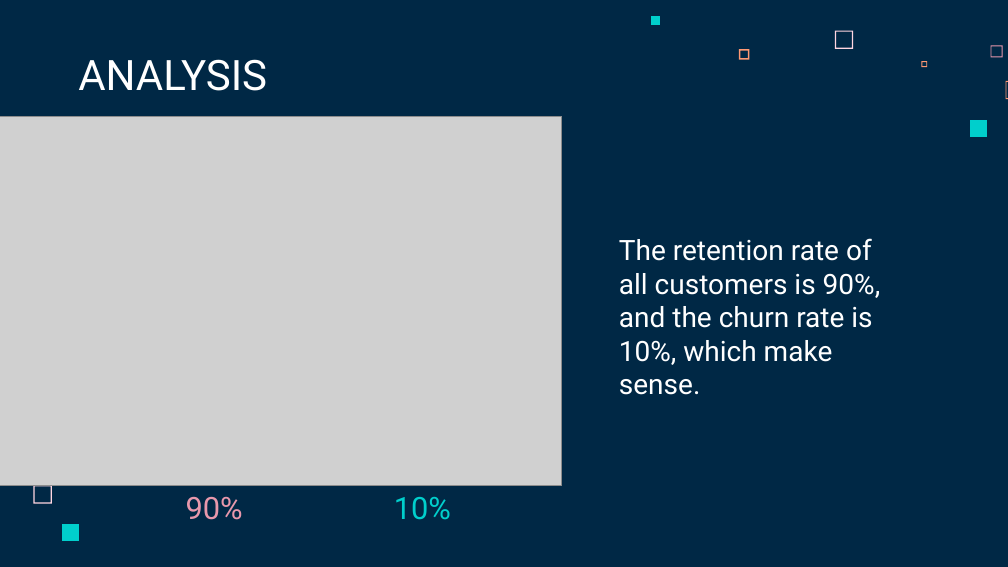
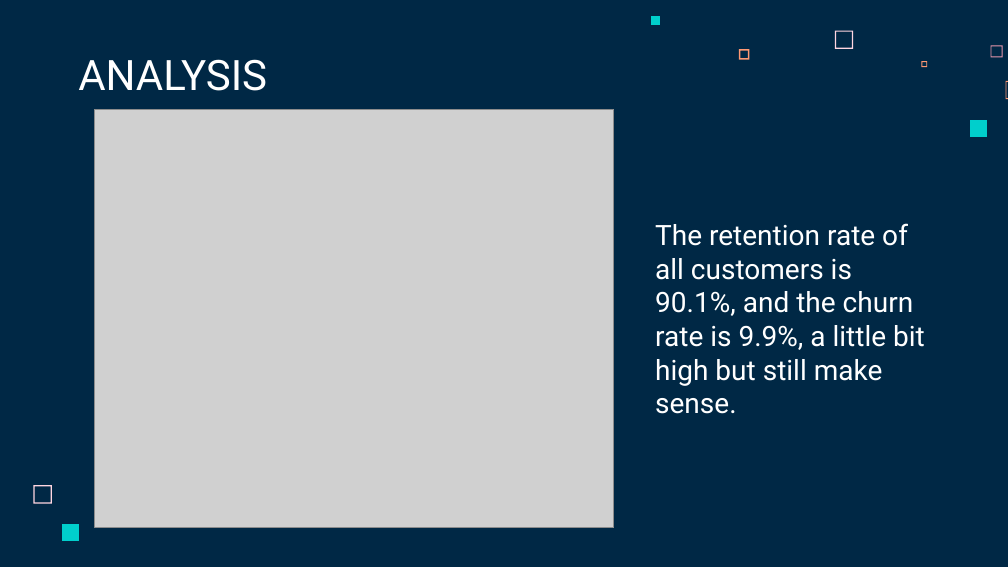
Before and after one commit to jakeye25/datascience, a slide deck: slide 8 of BCG case/Capstone Project Presentation.pptx. Drawn at 1008x567 pixels with LibreOffice and Linux fonts; fonts in the diff are those of the drawing; grey boxes stand for pictures. Boxes give left, top, right and bottom in pixels: in the first picture for what was removed or moved away, otherwise in the second. Text is boxed around its words. In the diff, an @@ line names an element or a change of style, - is before the commit and + after.

```diff
--- a/BCG case/Capstone Project Presentation.pptx
+++ b/BCG case/Capstone Project Presentation.pptx
@@ picture: place and size @@
-picture at <box>0,116,561,486</box>
+picture at <box>95,109,614,527</box>
@@ text removed at <box>112,113,186,117</box> @@
-Churn
@@ text at <box>655,223,925,414</box>: text changed @@
-The retention rate of all customers is 90%, and the churn rate is 10%, which make sense.
+The retention rate of all customers is 90.1%, and the churn rate is 9.9%, a little bit high but still make sense.
@@ rectangle removed at <box>126,471,141,486</box> @@
@@ rectangle removed at <box>309,471,325,486</box> @@
@@ subtitle removed at <box>163,485,263,490</box> @@
-Retention
@@ subtitle removed at <box>383,485,445,491</box> @@
-Churn
```
Also in this commit, not shown: 6 other slides changed, 5 slides added, 1 slide removed.
